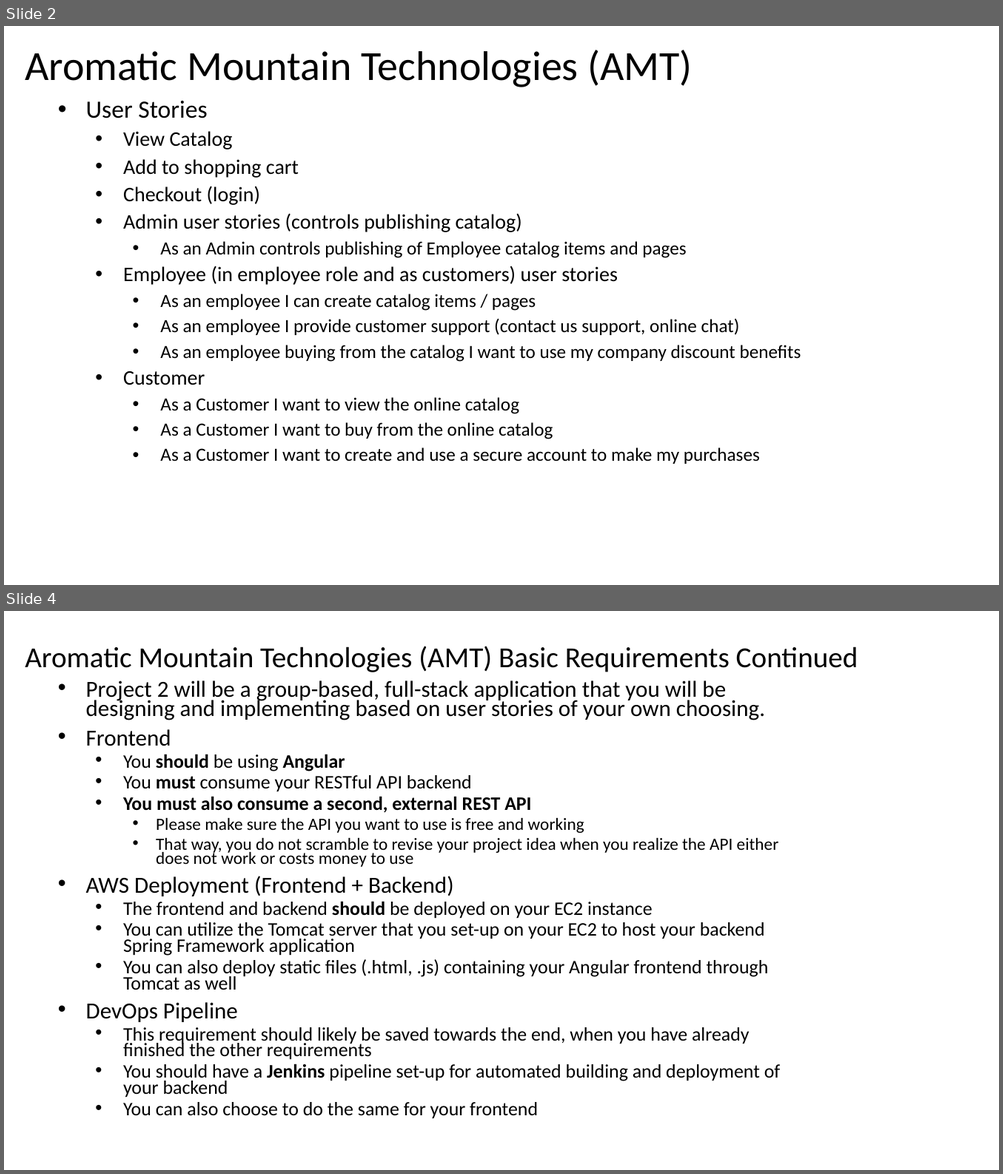
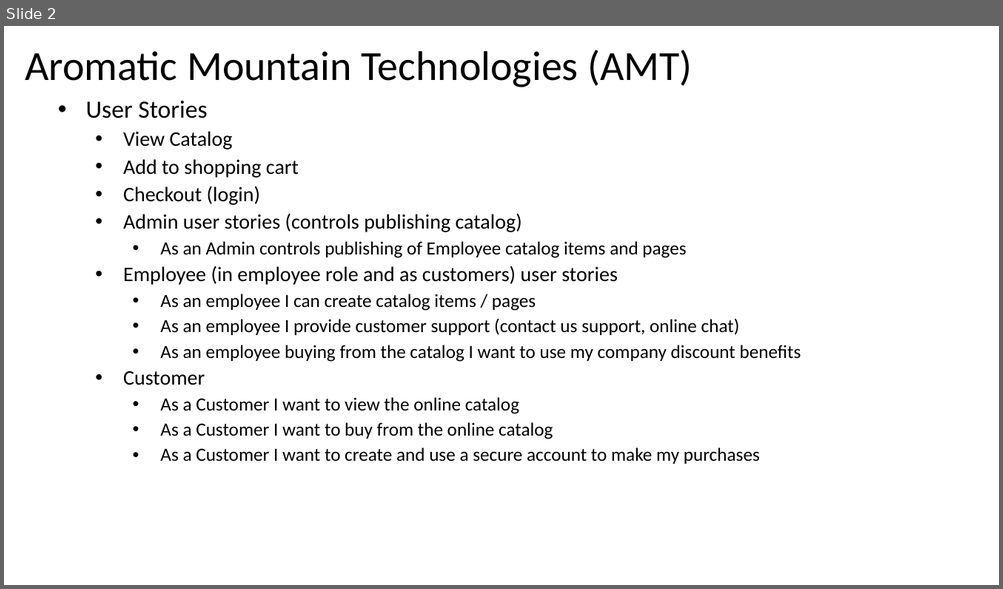
Before and after one commit to tlw8253/amt-mvc, a slide deck: docs/AMT-mvc.pptx. Shown one above the other, each under a label of ours: slides 2 and 4 before the commit, slide 2 after it; the slides between them are not shown. The pictures are 1003x1174 and 1003x589 pixels, drawn with LibreOffice and Linux fonts; fonts in the diff are those of the drawing. Boxes give left, top, right and bottom in pixels: in the first picture for what was removed or moved away, otherwise in the second. Text is boxed around its words. In the diff, an @@ line names an element or a change of style, - is before the commit and + after.

```diff
--- a/docs/AMT-mvc.pptx
+++ b/docs/AMT-mvc.pptx
@@ slide 4 removed at box(4, 611, 999, 1170), background #FFFFFF @@
@@ title removed at box(25, 646, 858, 672) @@
-Aromatic Mountain Technologies (AMT) Basic Requirements Continued
@@ subtitle removed at box(86, 681, 780, 1119) @@
-• Project 2 will be a group-based, full-stack application that you will be designing and implementing based on user stories of your own choosing.
-• Frontend
-  • You should be using Angular
-  • You must consume your RESTful API backend
-  • You must also consume a second, external REST API
-    • Please make sure the API you want to use is free and working
-    • That way, you do not scramble to revise your project idea when you realize the API either does not work or costs money to use
-• AWS Deployment (Frontend + Backend)
-  • The frontend and backend should be deployed on your EC2 instance
-  • You can utilize the Tomcat server that you set-up on your EC2 to host your backend Spring Framework application
-  • You can also deploy static files (.html, .js) containing your Angular frontend through Tomcat as well
-• DevOps Pipeline
-  • This requirement should likely be saved towards the end, when you have already finished the other requirements
-  • You should have a Jenkins pipeline set-up for automated building and deployment of your backend
-  • You can also choose to do the same for your frontend
```
Also in this commit, not shown: 2 slides changed, 2 slides added, 5 other slides removed, 23 other files.
